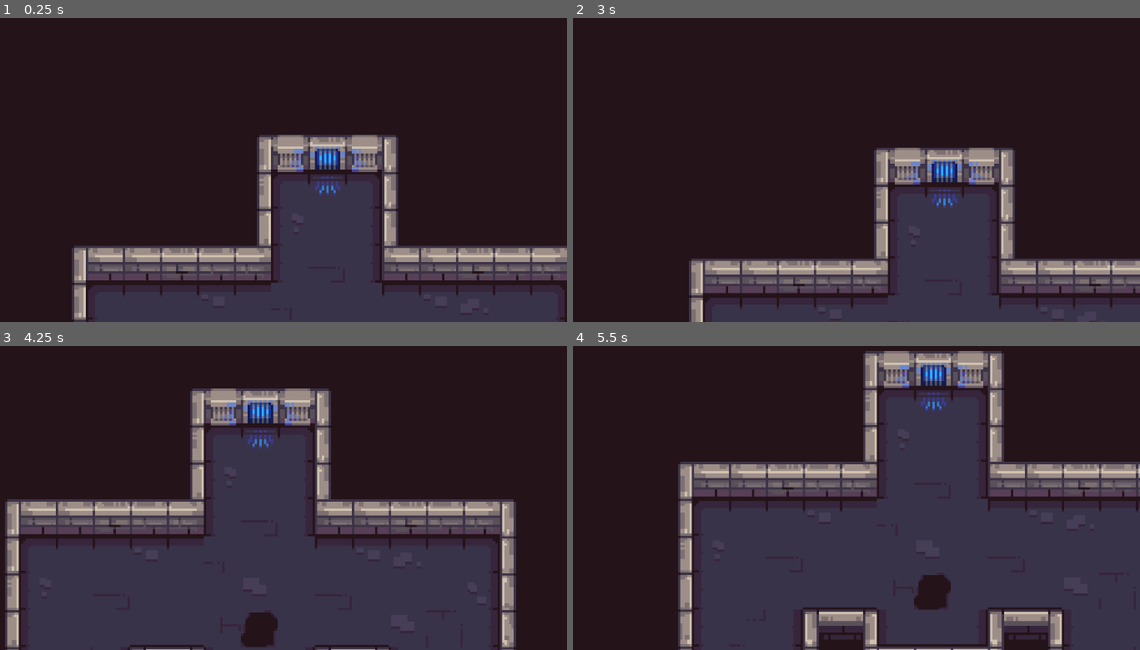
Above: before the commit, frames 1-4 (two rows, left to right).
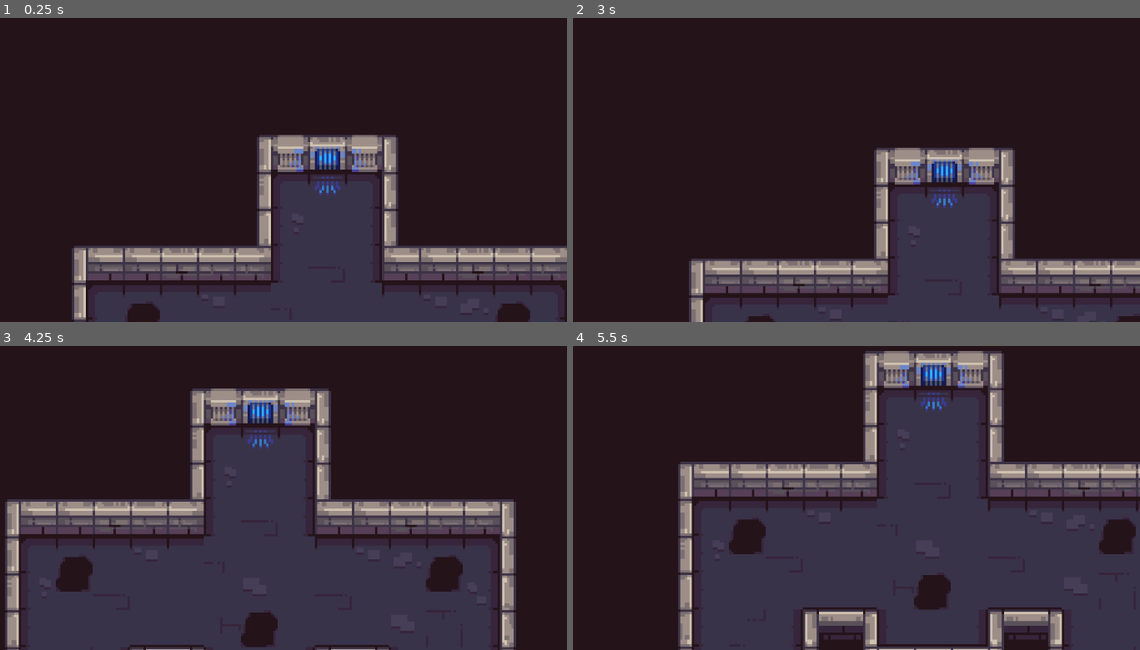
Above: after the commit, the same moments.

Repository: nico-hahn/freezelings
Game: Godot game, scene res://scenes/levels/level_02.tscn
Two runs of this game, one before a commit and one after it. Both use one fixed random seed, a clock stepped at 60 frames per second and the inputs below. This scene is started directly instead of the project's main scene.
Inputs (mouse positions are in pixels of both pictures, inside the frame that each line leads up to):
- Up to frame 1 (0.25 s): no input
- Up to frame 2 (3 s): tap Enter at 0.5, 2 s; move the mouse to (952, 115) at 0.52 s; click (952, 115) at 0.67 s; tap Space at 1.25, 2.75 s; drag from (675, 154) to (771, 209) at 1.27 s; move the mouse to (873, 51) at 2.02 s; click (873, 51) at 2.17 s; drag from (771, 209) to (607, 78) at 2.77 s
- Up to frame 3 (4.25 s): tap Enter at 3.5 s; move the mouse to (436, 519) at 3.52 s; click (436, 519) at 3.67 s
- Up to frame 4 (5.5 s): tap Space at 4.25 s; drag from (607, 406) to (709, 370) at 4.27 s; move the mouse to (839, 461) at 5.02 s; click (839, 461) at 5.17 s

The runs differ from the first frame. In frame 1, 0.6% of the frame differs, in the area x 22-94%, y 93-100%; in frame 2, 0.2%; in frame 3, 1.2%, in the area x 9-82%, y 69-81%; in frame 4, 1.2%.

Commit message:
add holes to level 2

Diff:
--- a/scenes/levels/level_02.tscn
+++ b/scenes/levels/level_02.tscn
@@ -15,10 +15,10 @@
 }
 stars_threshold_2 = 6
 
-[node name="Ground" parent="." index="1"]
+[node name="Ground" parent="." index="2"]
 tile_map_data = PackedByteArray("AAABAAEAAAABAAEAAAACAAEAAAAFAAYAAAADAAEAAAAEAAEAAAABAAIAAAAGAAMAAAACAAIAAAAHAAMAAAADAA …(4896 unchanged characters)…
 
-[node name="Walls" parent="." index="2"]
+[node name="Walls" parent="." index="3"]
 tile_map_data = PackedByteArray("AAABAAAAAAAEAAcAAAACAAAAAAAFAAUAAAADAAAAAAAFAAcAAAAEAAAAAAAFAAAAAAAEAAEAAAAFAAAAAAAEAA …(1328 unchanged characters)…
 
 [node name="EntryPoint" parent="Markers" index="0"]
@@ -29,3 +29,9 @@
 
 [node name="Hole" parent="DesignerObjectsContainer" index="0" instance=ExtResource("2_vq1pa")]
 position = Vector2(40, 104)
+
+[node name="Hole2" parent="DesignerObjectsContainer" index="1" instance=ExtResource("2_vq1pa")]
+position = Vector2(-40, 80)
+
+[node name="Hole3" parent="DesignerObjectsContainer" index="2" instance=ExtResource("2_vq1pa")]
+position = Vector2(120, 80)
